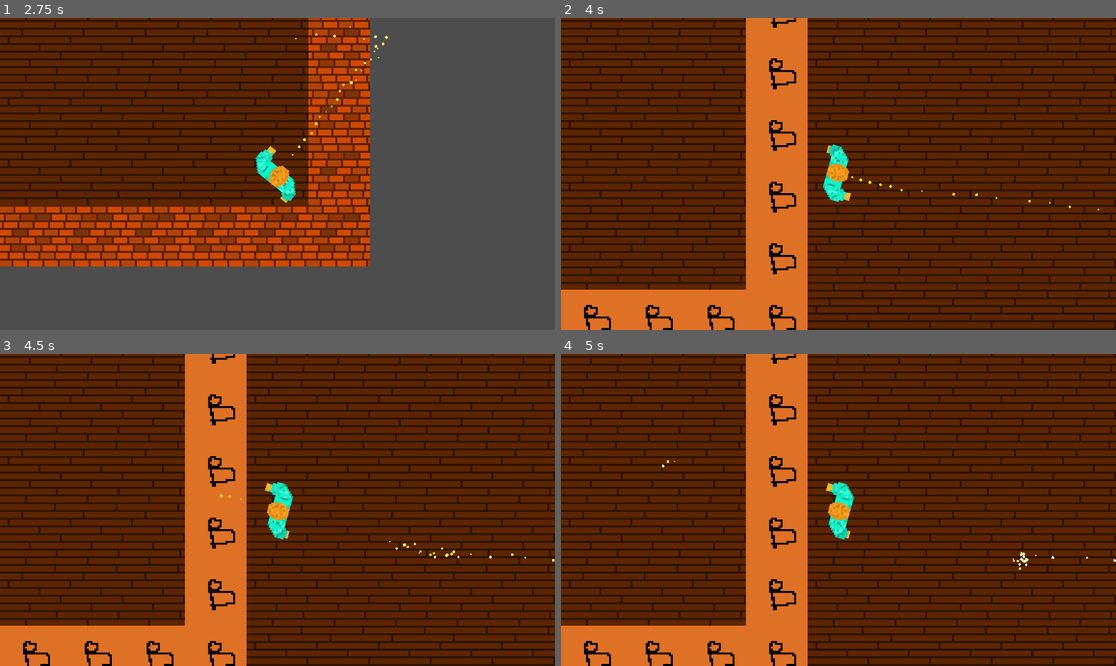
Above: before the commit, frames 1-4 (two rows, left to right).
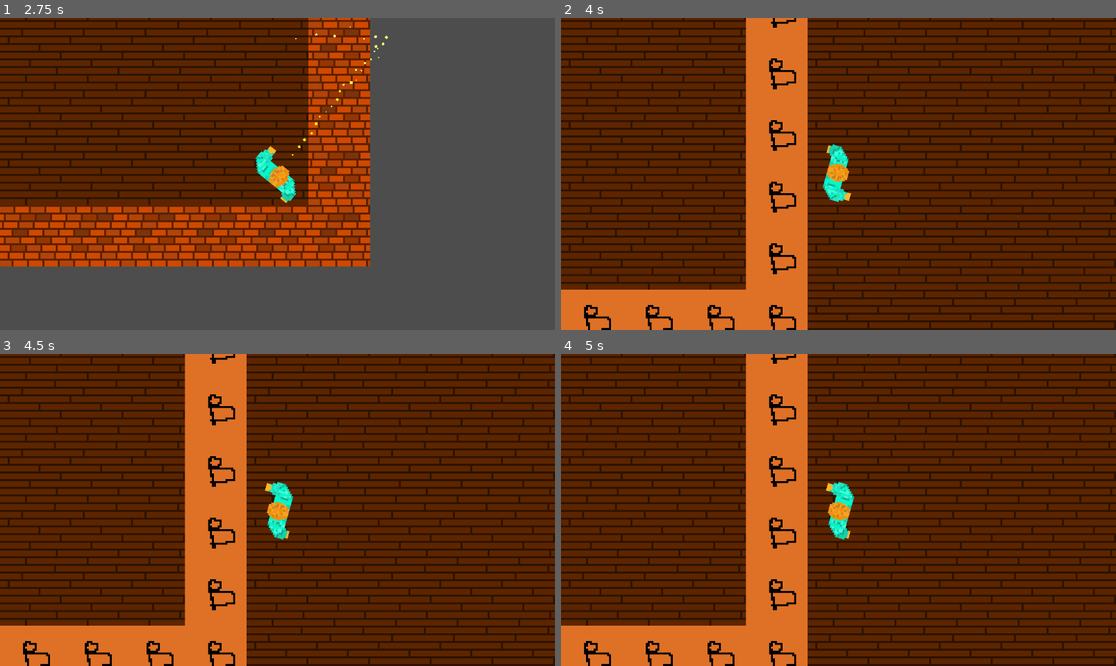
Above: after the commit, the same moments.

Repository: Jibby-Games/PizzaJam11
Game: Godot game, scene res://menu/intro.tscn
The game is run twice, just before and just after one commit, with the same random seed, the same clock (stepped at 60 frames per second) and the same inputs.
Inputs (mouse positions are in pixels of both pictures, inside the frame that each line leads up to):
- Up to frame 1 (2.75 s): move the mouse to (399, 158) at 0.52 s; press the mouse at (399, 158) at 0.53 s; hold D (right) 0.53-1.28 s; move the mouse to (166, 189) at 1.27 s; release the mouse at (166, 189) at 1.28 s; hold S (down) 1.28-2.03 s; click (166, 189) at 1.35 s; move the mouse to (333, 105) at 2.02 s; press the mouse at (333, 105) at 2.03 s; hold D (right) from 2.03 s (still down)
- Up to frame 2 (4 s): move the mouse to (810, 236) at 2.77 s; release D (right) at 2.78 s; release the mouse at (810, 236) at 2.78 s; hold W (up) 2.78-3.53 s; click (810, 236) at 2.85 s; move the mouse to (1005, 220) at 3.52 s; press the mouse at (1005, 220) at 3.53 s; hold A (left) from 3.53 s (still down)
- Up to frame 3 (4.5 s): keep holding A (left); move the mouse to (111, 463) at 4.27 s; release the mouse at (111, 463) at 4.28 s; click (111, 463) at 4.35 s
- Up to frame 4 (5 s): keep holding A (left)

Frame 1 is identical in both runs. In frame 2, less than 0.1% of the frame differs, in the area x 52-97%, y 50-62%; in frame 3, less than 0.1%, in the area x 39-100%, y 44-67%; in frame 4, less than 0.1%.

Commit message:
Player has finite piss

Diff:
--- a/objects/urinal.gd
+++ b/objects/urinal.gd
@@ -1,4 +1,23 @@
 extends StaticBody2D
 
+var filled_volume = 0
+var max_volume = 100
+
+# This will be added per frame, as the pissed_on function is called by things in the physics process
+var fill_frame_delta = 1
+
+# Four sprites, from empty to full
+var sprite_change_thresholds = [0, 25, 50, 75]
+var sprites = []
+
 func pissed_on() -> void:
-	$AnimatedSprite2D.play("pissing")
+	if filled_volume < max_volume:
+		filled_volume += fill_frame_delta
+
+	$AnimatedSprite2D.animation = "pissing"
+
+	var i = 0
+	for threshold in sprite_change_thresholds:
+		if filled_volume > threshold:
+			$AnimatedSprite2D.frame = i
+		i += 1
--- a/objects/urinal.tscn
+++ b/objects/urinal.tscn
@@ -21,14 +21,6 @@
 
 [sub_resource type="SpriteFrames" id="SpriteFrames_34g0f"]
 animations = [{
-"frames": [{
-"duration": 1.0,
-"texture": SubResource("AtlasTexture_f5687")
-}],
-"loop": true,
-"name": &"empty",
-"speed": 5.0
-}, {
 "frames": [{
 "duration": 1.0,
 "texture": SubResource("AtlasTexture_f5687")
@@ -57,7 +49,7 @@
 
 [node name="AnimatedSprite2D" type="AnimatedSprite2D" parent="."]
 sprite_frames = SubResource("SpriteFrames_34g0f")
-animation = &"empty"
+animation = &"pissing"
 
 [node name="CollisionShape2D" type="CollisionShape2D" parent="."]
 position = Vector2(0, -11)
--- a/player/player.gd
+++ b/player/player.gd
@@ -2,6 +2,13 @@
 
 var speed = 400  # move speed in pixels/sec
 var is_pissing = false
+
+var current_piss_volume = 100
+var max_piss_volume = 200
+
+# per physics frame
+var pissing_delta = 2
+var piss_buildup_delta = 1
 
 func _physics_process(delta):
 	look_at(get_global_mouse_position())
@@ -26,15 +33,27 @@
 		stop_piss()
 
 func start_piss() -> void:
-	$PissParticles.emitting = true
-	is_pissing = true
+	if current_piss_volume > 0:
+		$PissParticles.emitting = true
+		is_pissing = true
 
 func stop_piss() -> void:
 	$PissParticles.emitting = false
 	is_pissing = false
 
 func check_piss() -> void:
-	if $PissRaycast.is_colliding():
-		var obj : Object = $PissRaycast.get_collider()
-		if obj.has_method("pissed_on"):
-			obj.pissed_on()
+	if current_piss_volume > 0:
+		current_piss_volume -= pissing_delta
+
+		# Check for piss targets
+		if $PissRaycast.is_colliding():
+			var obj : Object = $PissRaycast.get_collider()
+			if obj.has_method("pissed_on"):
+				obj.pissed_on()
+
+	else:
+		stop_piss()
+		empty_bladder()
+
+func empty_bladder() -> void:
+	print("Bladder is empty!")
